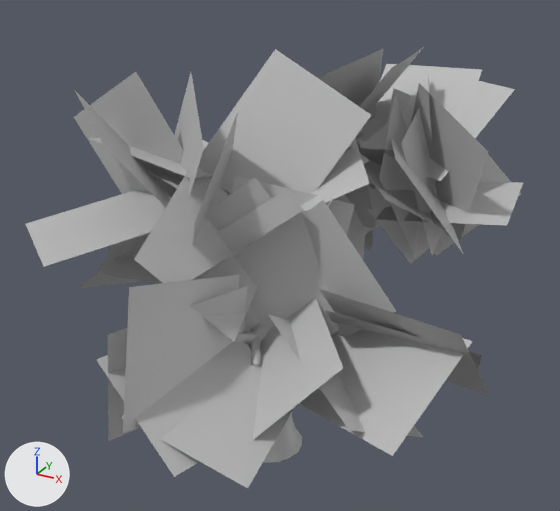
The FBX model Assets/Art Team Folder/3D Models/Flora/Flora_Tree1.fbx, before and after one commit.
Camera for both pictures: a 50 mm lens placed at (0.179, -0.313, 0.272), pointed at (0.021, -0.026, 0.129). The axes (+X, +Y, +Z) are drawn at lower left. The lights are the same throughout. Where no turn or scale is listed for an object, it has been applied to the vertices.
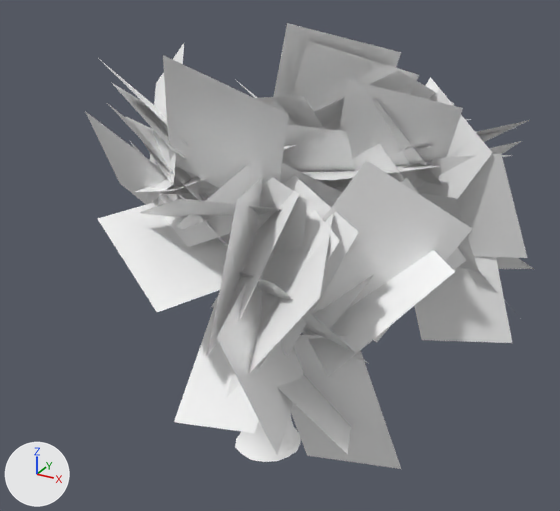
What differs and where, as boxes (x1, y1, x2, y2) in the pictures (560 x 511 px; the box of a moved part takes in the faces that stretch with it):
```json
{"object": "polySurface90", "change": "recoloured, reshaped, moved", "before": [26, 47, 523, 488], "after": [85, 23, 534, 469], "on screen": "10% narrower"}
{"object": "polySurface1", "change": "reshaped, moved", "before": [166, 128, 459, 463], "after": [159, 194, 304, 462]}
{"part": 2, "of": "me_mesh", "change": "moved or reshaped", "before": [251, 331, 266, 365], "on screen": "not visible afterwards"}
{"part": 3, "of": "me_mesh", "change": "recoloured", "before": [166, 128, 451, 463], "after": [160, 194, 304, 462], "on screen": "grey to white"}
```

Scene script edits in JSON lines:
```json
{"op": "add", "block": "mat_lambert3", "code": ["mat_lambert3 = principled_material('lambert3')", "mat_lambert3.base_color = (1.0, 1.0, 1.0)  # white #ffffff"]}
{"op": "add", "block": "mat_lambert4", "code": ["mat_lambert4 = principled_material('lambert4')", "mat_lambert4.base_color = (1.0, 1.0, 1.0)  # white #ffffff"]}
{"block": "me_mesh_001", "where": "# used by ob_polysurface90; location = (0.0271, -0.0293, 0.1429)"}
{"op": "remove", "block": "me_mesh_001", "code": "me_mesh_001.from_pydata(...)  # 244 vertices, 61 faces; spans x -0.101..0.101, y -0.119..0.119, z -0.078..0.078"}
{"op": "remove", "block": "me_mesh_001", "code": "me_mesh_001.materials.append(mat_lambert1)  # grey #bcbcbc"}
{"op": "add", "block": "me_mesh_001", "code": "me_mesh_001.from_pydata(...)  # 244 vertices, 61 faces; spans x -0.097..0.097, y -0.106..0.106, z -0.088..0.088"}
{"block": "me_mesh_001", "change": "me_mesh_001 part 1: 244 of 244 vertices moved; they spanned x -0.101..0.101, y -0.119..0.119, z -0.078..0.078 and now span x -0.097..0.097, y -0.106..0.106, z -0.088..0.088; mean shift (0.003, -0.012, 0.005); largest move (0.042, -0.106, -0.047) -> (0.031, 0.106, 0.022)"}
{"op": "add", "block": "me_mesh_001", "code": "me_mesh_001.materials.append(mat_lambert4)  # white #ffffff"}
{"block": "me_mesh", "where": "# used by ob_polysurface1; location = (0.0282, -0.0201, 0.0886)"}
{"op": "remove", "block": "me_mesh", "code": "me_mesh.from_pydata(...)  # 2527 vertices, 2720 faces; spans x -0.059..0.059, y -0.069..0.069, z -0.089..0.089"}
{"op": "add", "block": "me_mesh", "code": "me_mesh.from_pydata(...)  # 2529 vertices, 2720 faces; spans x -0.059..0.059, y -0.069..0.069, z -0.089..0.089"}
{"block": "me_mesh", "change": "me_mesh part 2: 17 vertices moved within x -0.059..0.029, y -0.068..-0.022, z 0.022..0.086; 12 vertices removed from x -0.059..0.028, y -0.068..-0.022, z 0.023..0.086; 14 vertices added at x -0.059..0.028, y -0.068..-0.021, z 0.022..0.085"}
{"block": "me_mesh", "change": "me_mesh part 3: 2390 faces spanning x -0.059..0.058, y -0.069..0.069, z -0.089..0.089 switch from mat_lambert1 (grey #bcbcbc) to mat_lambert3 (white #ffffff)"}
{"op": "set", "path": "ob_polysurface90.location", "old": "(0.0271, -0.0293, 0.1429)", "new": "(0.0274, -0.0203, 0.1424)"}
{"op": "set", "path": "ob_polysurface1.location", "old": "(0.0282, -0.0201, 0.0886)", "new": "(0.0274, -0.0203, 0.0888)"}
```
